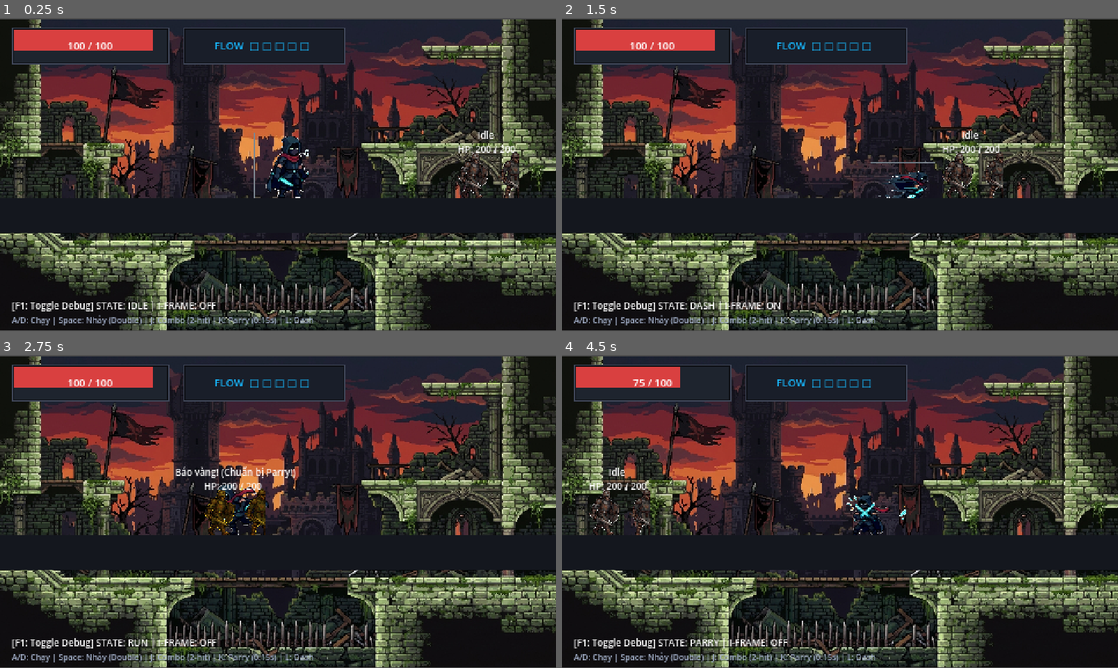
Above: before the commit, frames 1-4 (two rows, left to right).
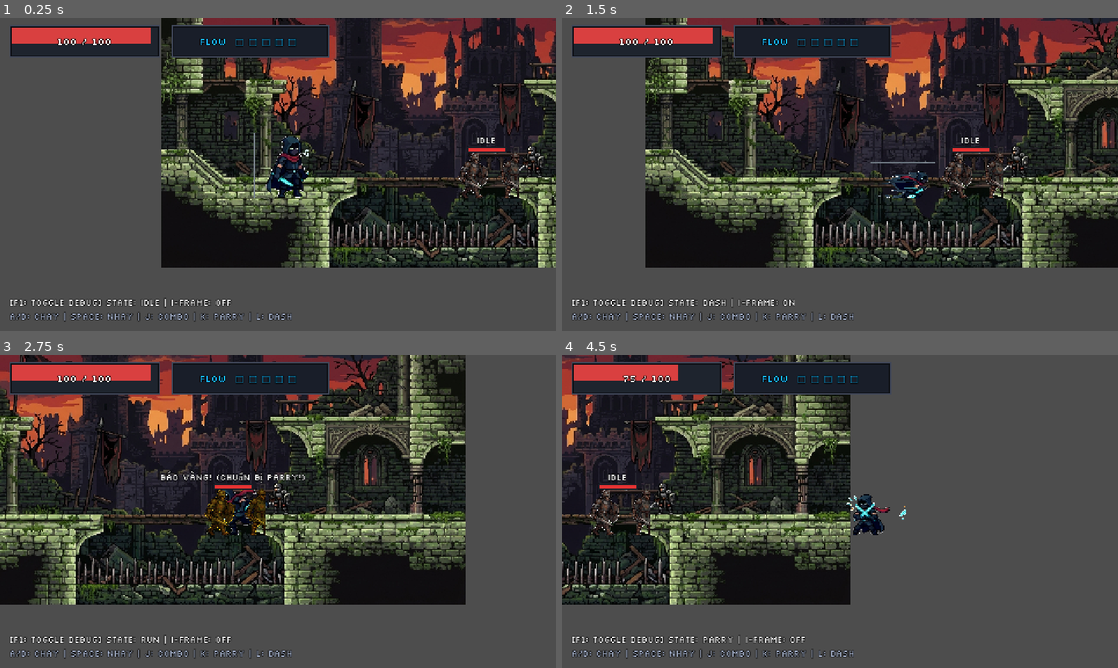
Above: after the commit, the same moments.

Repository: FregD156/Project-Dual-Blade
Game: Godot game, scene res://scenes/Main.tscn
The game is run twice, just before and just after one commit, with the same random seed, the same clock (stepped at 60 frames per second) and the same inputs.
Inputs:
- Up to frame 1 (0.25 s): no input
- Up to frame 2 (1.5 s): tap Enter at 0.5 s; hold J (attack) 0.53-1.28 s; hold D (move_right) from 0.53 s (still down); tap Space (jump) at 0.77 s; tap L (dash) at 1.35 s
- Up to frame 3 (2.75 s): tap Space (jump) at 1.52 s; release D (move_right) at 2.03 s; hold A (move_left) from 2.03 s (still down); tap K (parry) at 2.1 s
- Up to frame 4 (4.5 s): release A (move_left) at 2.78 s; hold D (move_right) 2.78-4.28 s; tap J (attack) at 2.85 s; tap Space (jump) at 3.02, 3.77 s; tap L (dash) at 3.6 s; hold A (move_left) from 4.28 s (still down); tap K (parry) at 4.35 s

The runs differ from the first frame. In frame 1, 74% of the frame differs, in the area x 0-100%, y 0-100%; in frame 2, 74%; in frame 3, 75%; in frame 4, 80%.

Commit message:
fix(rendering): eliminate solid black bar, fix viewport 16:9 aspect ratio, add margin padding for debug layer, and integrate pixel font floating UI for enemy

Diff:
--- a/scenes/Main.tscn
+++ b/scenes/Main.tscn
@@ -8,6 +8,7 @@
 [ext_resource type="Script" path="res://src/combat/HitboxHurtbox.gd" id="6_hitbox"]
 [ext_resource type="Script" path="res://src/ui/GameUI.gd" id="7_game_ui"]
 [ext_resource type="Script" path="res://src/ui/DebugLayer.gd" id="8_debug_ui"]
+[ext_resource type="FontFile" path="res://assets/fonts/pixel_font.ttf" id="9_font"]
 
 [sub_resource type="GDScript" id="GDScript_main"]
 script/source = "extends Node2D
@@ -25,10 +26,10 @@
 "
 
 [sub_resource type="RectangleShape2D" id="RectangleShape2D_ground"]
-size = Vector2(1600, 30)
+size = Vector2(1600, 20)
 
 [sub_resource type="RectangleShape2D" id="RectangleShape2D_wall"]
-size = Vector2(30, 300)
+size = Vector2(20, 300)
 
 [sub_resource type="CapsuleShape2D" id="CapsuleShape2D_enemy"]
 radius = 8.0
@@ -40,13 +41,10 @@
 [node name="Main" type="Node2D"]
 script = SubResource("GDScript_main")
 
-[node name="ParallaxBackground" type="CanvasLayer" parent="."]
-layer = -1
-
-[node name="BackgroundSprite" type="Sprite2D" parent="ParallaxBackground"]
+[node name="BackgroundSprite" type="Sprite2D" parent="."]
 texture_filter = 0
 position = Vector2(240, 135)
-scale = Vector2(0.35, 0.35)
+scale = Vector2(0.35, 0.3515625)
 texture = ExtResource("2_bg")
 
 [node name="World" type="Node2D" parent="."]
@@ -59,14 +57,8 @@
 collision_mask = 2
 
 [node name="CollisionShape2D" type="CollisionShape2D" parent="World/Environment/Ground"]
-position = Vector2(0, 15)
+position = Vector2(0, 10)
 shape = SubResource("RectangleShape2D_ground")
-
-[node name="ColorRect" type="ColorRect" parent="World/Environment/Ground"]
-offset_left = -800.0
-offset_right = 800.0
-offset_bottom = 30.0
-color = Color(0.08, 0.09, 0.12, 1)
 
 [node name="WallLeft" type="StaticBody2D" parent="World/Environment"]
 position = Vector2(-200, 100)
@@ -123,22 +115,60 @@
 [node name="CollisionShape2D" type="CollisionShape2D" parent="World/Entities/DummyEnemy/AttackHitbox"]
 shape = SubResource("RectangleShape2D_box")
 
-[node name="HPLabel" type="Label" parent="World/Entities/DummyEnemy"]
+[node name="FloatingUI" type="Node2D" parent="World/Entities/DummyEnemy"]
+position = Vector2(0, -42)
+
+[node name="HPBarBorder" type="ColorRect" parent="World/Entities/DummyEnemy/FloatingUI"]
+anchors_preset = 8
+anchor_left = 0.5
+anchor_top = 0.5
+anchor_right = 0.5
+anchor_bottom = 0.5
+offset_left = -17.0
+offset_top = -2.0
+offset_right = 17.0
+offset_bottom = 3.0
+grow_horizontal = 2
+grow_vertical = 2
+color = Color(0.1, 0.12, 0.15, 1)
+
+[node name="HPBarFill" type="ColorRect" parent="World/Entities/DummyEnemy/FloatingUI/HPBarBorder"]
+layout_mode = 0
+offset_left = 1.0
+offset_top = 1.0
+offset_right = 33.0
+offset_bottom = 4.0
+color = Color(0.9, 0.2, 0.2, 1)
+
+[node name="StatusLabel" type="Label" parent="World/Entities/DummyEnemy/FloatingUI"]
+anchors_preset = 8
+anchor_left = 0.5
+anchor_top = 0.5
+anchor_right = 0.5
+anchor_bottom = 0.5
 offset_left = -40.0
-offset_top = -48.0
+offset_top = -14.0
 offset_right = 40.0
-offset_bottom = -34.0
-theme_override_font_sizes/font_size = 8
-text = "HP: 200/200"
+offset_bottom = -2.0
+grow_horizontal = 2
+grow_vertical = 2
+theme_override_colors/font_outline_color = Color(0, 0, 0, 1)
+theme_override_constants/outline_size = 2
+theme_override_fonts/font = ExtResource("9_font")
+theme_override_font_sizes/font_size = 7
+text = "IDLE"
 horizontal_alignment = 1
-
-[node name="StatusLabel" type="Label" parent="World/Entities/DummyEnemy"]
-offset_left = -50.0
-offset_top = -60.0
-offset_right = 50.0
-offset_bottom = -46.0
-theme_override_font_sizes/font_size = 8
-text = "Idle"
+vertical_alignment = 1
+
+[node name="HPLabel" type="Label" parent="World/Entities/DummyEnemy/FloatingUI"]
+visible = false
+offset_left = -20.0
+offset_top = -2.0
+offset_right = 20.0
+offset_bottom = 6.0
+theme_override_fonts/font = ExtResource("9_font")
+theme_override_font_sizes/font_size = 6
+text = "200/200"
 horizontal_alignment = 1
 
 [node name="UI_Layer" type="CanvasLayer" parent="."]
@@ -149,7 +179,7 @@
 layout_mode = 3
 anchors_preset = 10
 anchor_right = 1.0
-offset_bottom = 40.0
+offset_bottom = 34.0
 grow_horizontal = 2
 mouse_filter = 2
 
@@ -161,17 +191,17 @@
 grow_horizontal = 2
 grow_vertical = 2
 mouse_filter = 2
-theme_override_constants/margin_left = 10
-theme_override_constants/margin_top = 8
-theme_override_constants/margin_right = 10
+theme_override_constants/margin_left = 8
+theme_override_constants/margin_top = 6
+theme_override_constants/margin_right = 8
 
 [node name="HBoxContainer" type="HBoxContainer" parent="UI_Layer/TopContainer/MarginContainer"]
 layout_mode = 2
 mouse_filter = 2
-theme_override_constants/separation = 12
+theme_override_constants/separation = 10
 
 [node name="HPPanel" type="Control" parent="UI_Layer/TopContainer/MarginContainer/HBoxContainer"]
-custom_minimum_size = Vector2(136, 22)
+custom_minimum_size = Vector2(130, 18)
 layout_mode = 2
 mouse_filter = 2
 
@@ -214,10 +244,10 @@
 color = Color(0.12, 0.14, 0.18, 1)
 
 [node name="Fill" type="ColorRect" parent="UI_Layer/TopContainer/MarginContainer/HBoxContainer/HPPanel/Border/Background"]
-custom_minimum_size = Vector2(132, 18)
+custom_minimum_size = Vector2(126, 14)
 layout_mode = 0
-offset_right = 132.0
-offset_bottom = 18.0
+offset_right = 126.0
+offset_bottom = 14.0
 mouse_filter = 2
 color = Color(0.85, 0.25, 0.25, 1)
 
@@ -228,13 +258,16 @@
 anchor_bottom = 1.0
 grow_horizontal = 2
 grow_vertical = 2
-theme_override_font_sizes/font_size = 9
+theme_override_colors/font_outline_color = Color(0, 0, 0, 1)
+theme_override_constants/outline_size = 2
+theme_override_fonts/font = ExtResource("9_font")
+theme_override_font_sizes/font_size = 8
 text = "100 / 100"
 horizontal_alignment = 1
 vertical_alignment = 1
 
 [node name="FlowPanel" type="Control" parent="UI_Layer/TopContainer/MarginContainer/HBoxContainer"]
-custom_minimum_size = Vector2(140, 22)
+custom_minimum_size = Vector2(136, 18)
 layout_mode = 2
 mouse_filter = 2
 
@@ -284,7 +317,10 @@
 grow_horizontal = 2
 grow_vertical = 2
 theme_override_colors/font_color = Color(0.3, 0.85, 1, 1)
-theme_override_font_sizes/font_size = 9
+theme_override_colors/font_outline_color = Color(0, 0, 0, 1)
+theme_override_constants/outline_size = 2
+theme_override_fonts/font = ExtResource("9_font")
+theme_override_font_sizes/font_size = 8
 text = "FLOW  □ □ □ □ □"
 horizontal_alignment = 1
 vertical_alignment = 1
@@ -298,25 +334,31 @@
 anchor_top = 1.0
 anchor_right = 1.0
 anchor_bottom = 1.0
-offset_top = -28.0
+offset_top = -30.0
 grow_horizontal = 2
 grow_vertical = 0
 mouse_filter = 2
-theme_override_constants/margin_left = 10
-theme_override_constants/margin_bottom = 4
+theme_override_constants/margin_left = 8
+theme_override_constants/margin_bottom = 8
 
 [node name="VBoxContainer" type="VBoxContainer" parent="Debug_Layer/MarginContainer"]
 layout_mode = 2
 mouse_filter = 2
-theme_override_constants/separation = 1
+theme_override_constants/separation = 2
 
 [node name="StateLabel" type="Label" parent="Debug_Layer/MarginContainer/VBoxContainer"]
 layout_mode = 2
-theme_override_font_sizes/font_size = 8
+theme_override_colors/font_outline_color = Color(0, 0, 0, 1)
+theme_override_constants/outline_size = 2
+theme_override_fonts/font = ExtResource("9_font")
+theme_override_font_sizes/font_size = 7
 text = "[F1: Toggle Debug] STATE: IDLE | I-FRAME: OFF"
 
 [node name="GuideLabel" type="Label" parent="Debug_Layer/MarginContainer/VBoxContainer"]
 layout_mode = 2
 theme_override_colors/font_color = Color(0.65, 0.7, 0.8, 1)
+theme_override_colors/font_outline_color = Color(0, 0, 0, 1)
+theme_override_constants/outline_size = 2
+theme_override_fonts/font = ExtResource("9_font")
 theme_override_font_sizes/font_size = 7
-text = "A/D: Chạy | Space: Nhảy (Double) | J: Combo (2-hit) | K: Parry (0.15s) | L: Dash"
+text = "A/D: Chay | Space: Nhay | J: Combo | K: Parry | L: Dash"
--- a/src/enemies/DummyEnemy.gd
+++ b/src/enemies/DummyEnemy.gd
@@ -20,8 +20,9 @@
 @onready var visual: Node2D = $Sprite2D if has_node("Sprite2D") else ($AnimSprite if has_node("AnimSprite") else null)
 @onready var hurtbox: Hurtbox = $Hurtbox
 @onready var attack_hitbox: Hitbox = $AttackHitbox
-@onready var hp_label: Label = $HPLabel
-@onready var status_label: Label = $StatusLabel
+@onready var hp_label: Label = $FloatingUI/HPLabel if has_node("FloatingUI/HPLabel") else ($HPLabel if has_node("HPLabel") else null)
+@onready var status_label: Label = $FloatingUI/StatusLabel if has_node("FloatingUI/StatusLabel") else ($StatusLabel if has_node("StatusLabel") else null)
+@onready var hp_fill: ColorRect = $FloatingUI/HPBarBorder/HPBarFill if has_node("FloatingUI/HPBarBorder/HPBarFill") else null
 
 var next_attack_unparryable: bool = false
 
@@ -110,4 +111,7 @@
 
 func _update_labels() -> void:
 	if hp_label:
-		hp_label.text = "HP: %d / %d" % [round(current_hp), round(max_hp)]
+		hp_label.text = "%d/%d" % [round(current_hp), round(max_hp)]
+	if hp_fill:
+		var ratio := clampf(current_hp / max(1.0, max_hp), 0.0, 1.0)
+		hp_fill.size.x = 32.0 * ratio
Binary file added: assets/fonts/pixel_font.ttf
Not shown, added: assets/fonts/pixel_font.ttf.import
Not shown: 1 places in scenes/Main.tscn that only renumber resources
